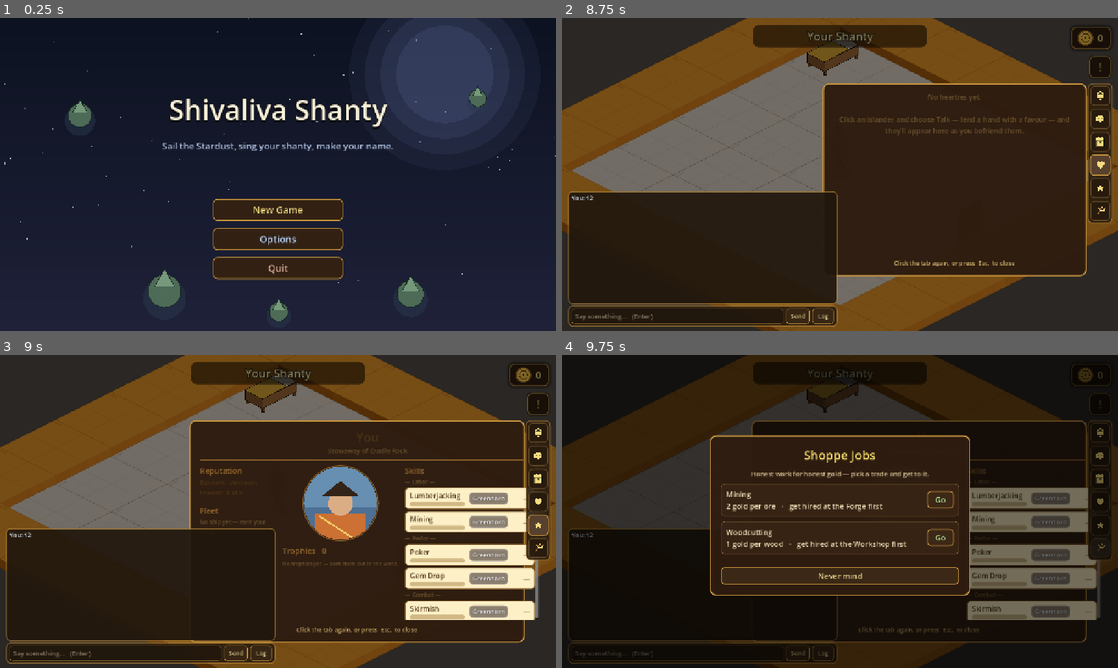
Above: before the commit, frames 1-4 (two rows, left to right).
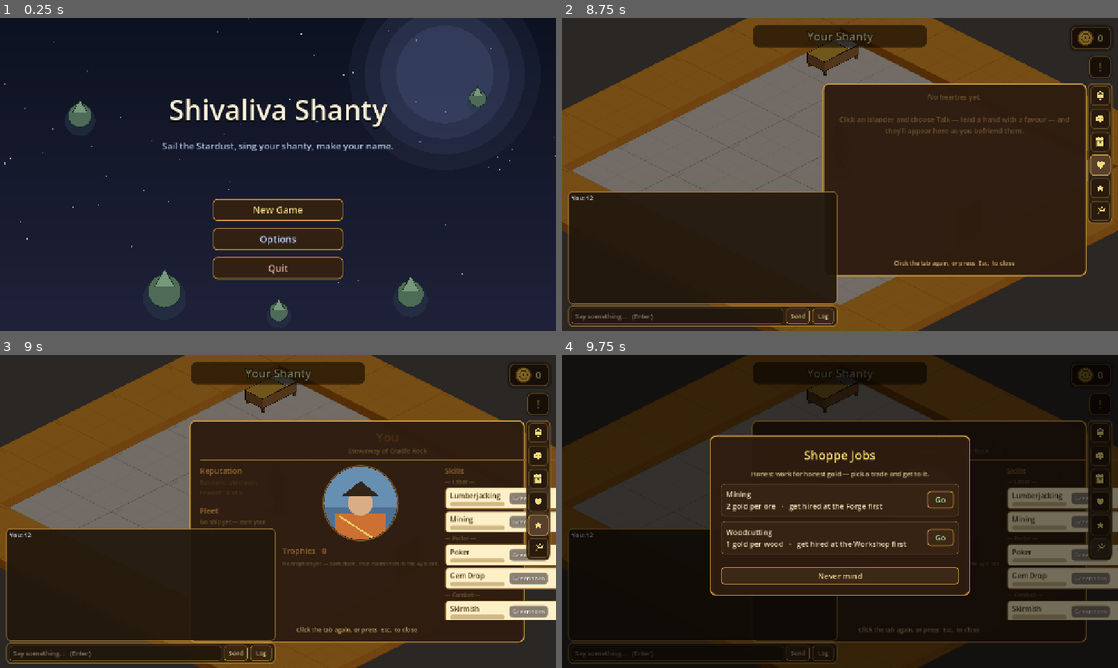
Above: after the commit, the same moments.

Repository: TairoyZone/shivaliva-shanty
Game: Godot game, scene res://main.tscn
Same seed, same stepped clock (60 frames per second), same inputs: the game is played once before the commit and once after it.
Inputs (mouse positions are in pixels of both pictures, inside the frame that each line leads up to):
- Up to frame 1 (0.25 s): no input
- Up to frame 2 (8.75 s): click "New Game" at 0.5 s; click "Let's get to it" at 1.25 s; click (678, 315) at 2.02 s; type "12" at 2.1 s; click "!" at 2.75 s; click "X" at 3.5 s; click "Send" at 4.25 s; click "Log" at 5 s; click "0" at 5.75 s; click (1101, 118) at 6.52 s; click (1101, 143) at 7.27 s; click (1101, 165) at 8.02 s
- Up to frame 3 (9 s): click (539, 524) at 8.77 s
- Up to frame 4 (9.75 s): click (1101, 549) at 9.5 s

Frames 1-2 are identical in both runs. In frame 3, 9.0% of the frame differs, in the area x 54-100%, y 25-85%; in frame 4, 5.2%.

Commit message:
fix(ui): Profile trophy shelf shows only CLAIMED trophies (not unclaimed-earned)
Per Troy: unclaimed trophies shouldn't appear in the Profile shelf yet. The shelf + count now read
PlayerState.trophies_claimed (accepted in the Ayo! tab) instead of Trophies.is_earned — so an earned
trophy waits in Ayo!, and only lands on the Profile shelf once you claim it there. Verified: scan clean.

Co-Authored-By: Claude Opus 4.8 (1M context) <noreply@anthropic.com>

Diff:
--- a/interface/profile_panel/profile_panel.gd
+++ b/interface/profile_panel/profile_panel.gd
@@ -185,26 +185,26 @@
 	frame.add_child(CircleClip.wrap(avatar, 168.0))
 	col.add_child(frame)
 
-	# Trophy COLLECTION — ONLY the trophies you've actually EARNED show here (Troy); the
-	# locked ones are hidden. Earning one pops a TrophyToast notification instead.
-	col.add_child(_section_label("Trophies   %d" % Trophies.earned_count()))
-	var earned_list : Array = []
+	# Trophy COLLECTION — only trophies you've CLAIMED in the Ayo! tab show here (Troy 2026-06-08). An
+	# earned-but-unclaimed trophy waits in Ayo! until you accept it, THEN it lands on this shelf.
+	var claimed_list : Array = []
 	for t in Trophies.ALL:
-		if Trophies.is_earned(String(t["id"])):
-			earned_list.append(t)
-	if earned_list.is_empty():
+		if PlayerState.trophies_claimed.has(String(t["id"])):
+			claimed_list.append(t)
+	col.add_child(_section_label("Trophies   %d" % claimed_list.size()))
+	if claimed_list.is_empty():
 		var none : Label = Label.new()
-		none.text = "No trophies yet — earn them out in the world."
+		none.text = "No trophies yet — earn them, then claim them in the Ayo! tab."
 		none.add_theme_font_size_override("font_size", 12)
 		none.add_theme_color_override("font_color", COLOR_INK_SOFT)
 		none.horizontal_alignment = HORIZONTAL_ALIGNMENT_CENTER
 		col.add_child(none)
 		return col
-	var grid : HFlowContainer = HFlowContainer.new()   # wraps the trophy shelf responsively as more are earned
+	var grid : HFlowContainer = HFlowContainer.new()   # wraps the trophy shelf responsively as more are claimed
 	grid.add_theme_constant_override("h_separation", 6)
 	grid.add_theme_constant_override("v_separation", 8)
 	grid.size_flags_horizontal = Control.SIZE_SHRINK_CENTER
-	for t in earned_list:
+	for t in claimed_list:
 		grid.add_child(_make_trophy(t))
 	col.add_child(grid)
 	return col
